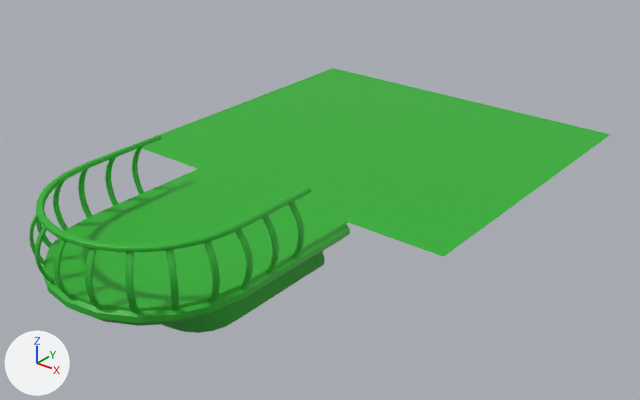
The FBX model CymaticExperienceVR/Assets/Models/Cupula/Play area.fbx: old version first, new version second.
Before and after are seen from a camera (50 mm lens) standing at (0.616, -0.513, 0.434) and looking at (0.019, 0.233, -0.029). The lights are fixed; the arrows at lower left show +X, +Y and +Z. Where no turn or scale is listed for an object, it has been applied to the vertices.

The first picture shows 'Railing', 'floor', 'standing'.
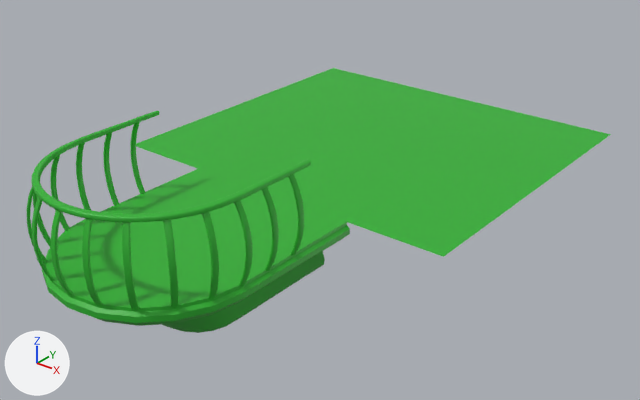
Commit message: play area updated

Edits to the scene script, one JSON object a line:
```json
{"block": "me_mesh_002", "where": "me_mesh_002.from_pydata(...)  # 960 vertices, 840 faces; spans x -0.124..0.124, y -0.123..0.078, z 0.002..0.068"}
{"block": "me_mesh_002", "where": "# used by ob_standing; location = (0.0, 0.0, -0.0103)"}
{"block": "me_mesh_002", "change": "me_mesh_002 part 1: the whole mesh is scaled about the mesh origin by (1, 1, 1.47)"}
{"op": "set", "path": "ob_railing.location", "old": "(0.0, -0.0014, -0.0103)", "new": "(0.0, -0.0014, 0.0189)"}
```

Where the change shows, as pixel boxes [x1, y1, x2, y2] in the pictures (640 x 400 px):
```json
{"object": "standing", "change": "mesh rescaled", "before": [29, 147, 304, 312], "after": [27, 122, 304, 310], "on screen": "14% taller"}
{"object": "Railing", "change": "moved", "before": [36, 135, 311, 252], "after": [32, 111, 311, 222]}
```
